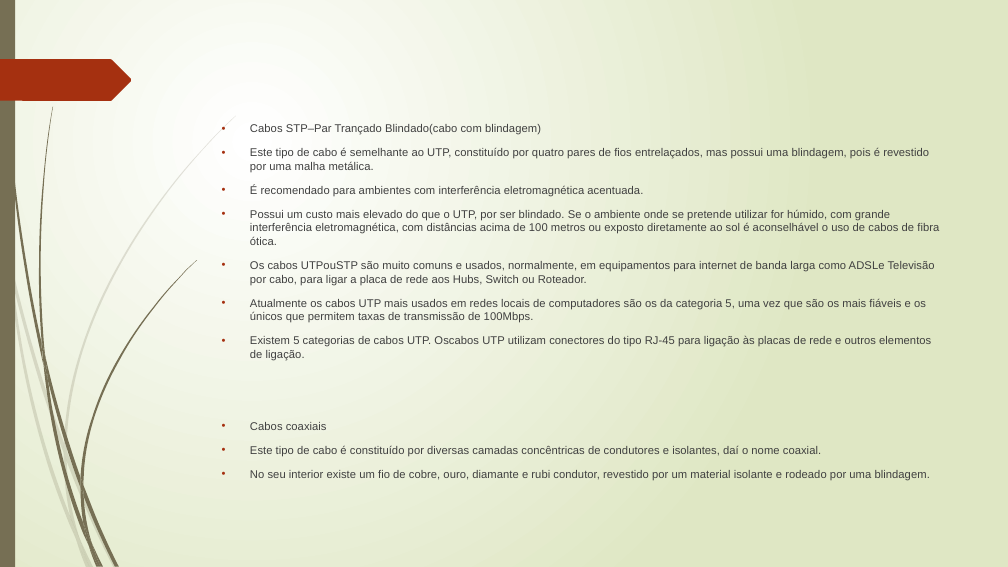
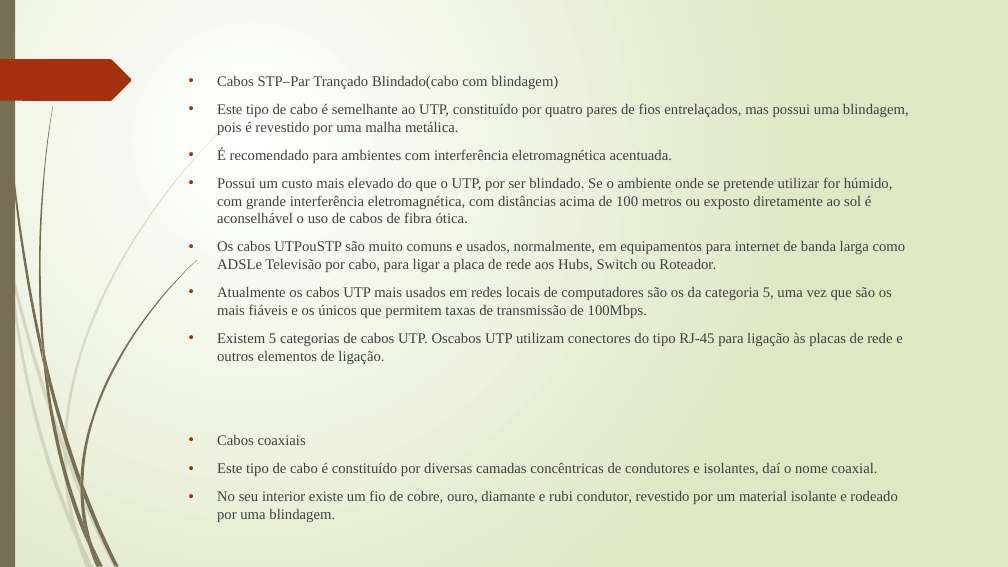
Before and after one commit to paulorenatofernandesmorgado/paulo, a slide deck: slide 7 of Tipos de redes trabalho paulomorgado.pptx (slide 6 before the commit). Drawn at 1008x567 pixels with LibreOffice and Linux fonts; fonts in the diff are those of the drawing. Boxes give left, top, right and bottom in pixels: in the first picture for what was removed or moved away, otherwise in the second. Text is boxed around its words. In the diff, an @@ line names an element or a change of style, - is before the commit and + after.

```diff
--- a/Tipos de redes trabalho paulomorgado.pptx
+++ b/Tipos de redes trabalho paulomorgado.pptx
@@ text "Cabos STP–Par Trançado Blindado(cabo com ..." moved from (x1=250, y1=124, x2=939, y2=481) to (x1=217, y1=76, x2=909, y2=522) @@
@@ text "Cabos STP–Par Trançado Blindado(cabo com ..." at (x1=217, y1=76, x2=909, y2=522): size 10.8 to 14 pt, font Arial to Times New Roman @@
```
Also in this commit, not shown: 16 other slides changed, 1 slide added, 1 other file.
